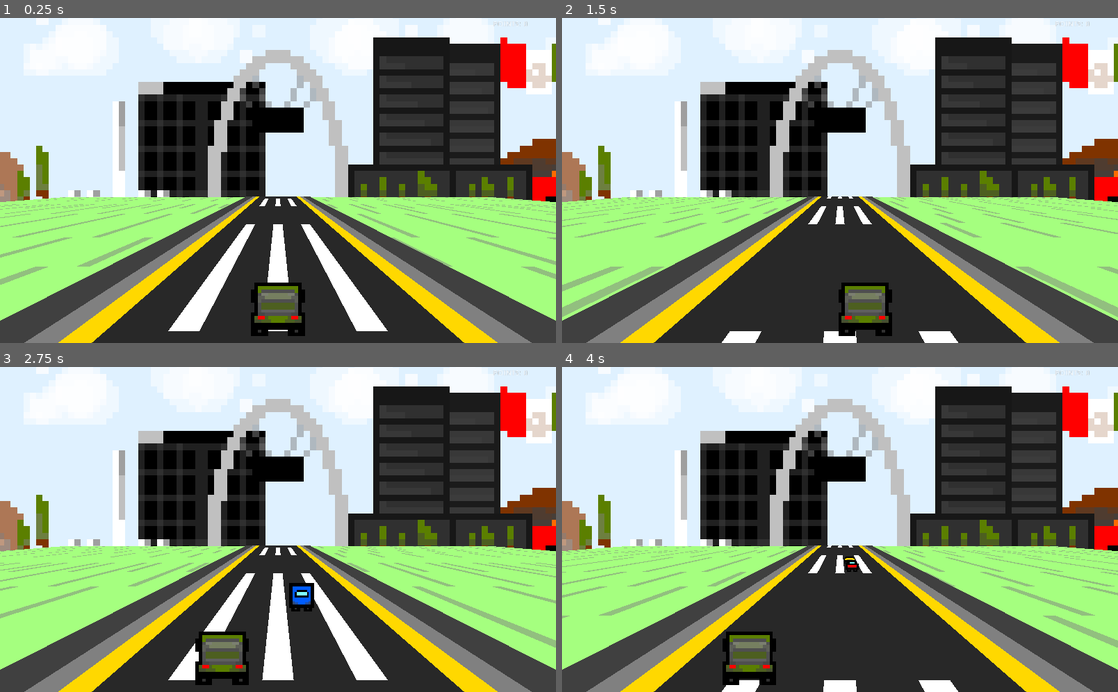
Above: before the commit, frames 1-4 (two rows, left to right).
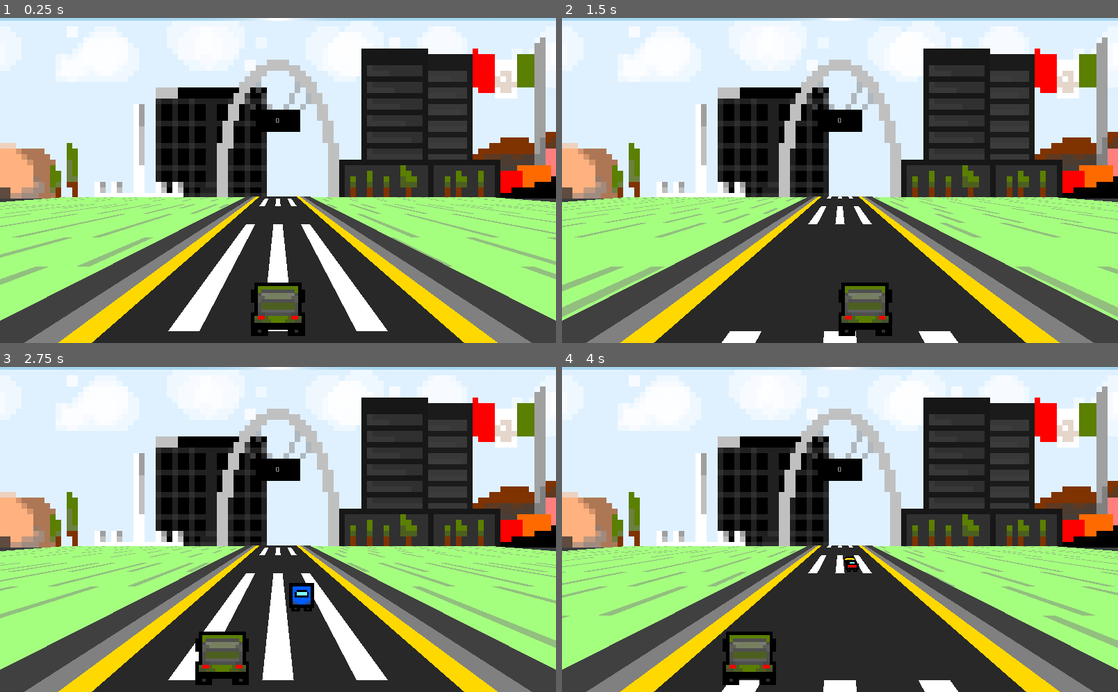
Above: after the commit, the same moments.

Repository: ClarkThyLord/Speed-Trash
Game: Godot game, scene res://src/game/game.tscn
The game is run twice, just before and just after one commit, with the same random seed, the same clock (stepped at 60 frames per second) and the same inputs.
Inputs:
- Up to frame 1 (0.25 s): no input
- Up to frame 2 (1.5 s): hold Right (ui_right) 0.53-1.28 s; hold Space (action_break) 0.53-1.28 s; hold Left (ui_left) from 1.28 s (still down); tap Space (action_break) at 1.35 s
- Up to frame 3 (2.75 s): release Left (ui_left) at 2.03 s; hold Right (ui_right) from 2.03 s (still down); hold Space (action_break) from 2.03 s (still down)
- Up to frame 4 (4 s): release Right (ui_right) at 2.78 s; release Space (action_break) at 2.78 s; hold Shift (action_accelerate) 2.78-3.53 s; tap Space (action_break) at 2.85 s; hold Left (ui_left) from 3.53 s (still down); hold Space (action_break) from 3.53 s (still down)

The runs differ from the first frame. In frame 1, 23% of the frame differs, in the area x 0-100%, y 0-57%; in frame 2, 23%; in frame 3, 23%; in frame 4, 23%.

Commit message:
reposition score and correct aspect
Clark was here :V

Diff:
--- a/project.godot
+++ b/project.godot
@@ -22,6 +22,11 @@
 [autoload]
 
 Session="*res://src/session.gd"
+
+[display]
+
+window/stretch/mode="viewport"
+window/stretch/aspect="keep"
 
 [input]
 
--- a/src/game/hud/hud.gd
+++ b/src/game/hud/hud.gd
@@ -9,4 +9,4 @@
 
 ## Built-In Virtual Methods
 func _process(delta : float) -> void:
-	points.text = "POINTS: " + str(get_node("/root/Session").points)
+	points.text = str(get_node("/root/Session").points)
--- a/src/game/hud/hud.tscn
+++ b/src/game/hud/hud.tscn
@@ -11,13 +11,13 @@
 }
 
 [node name="Points" type="Label" parent="."]
-anchor_left = 1.0
-anchor_right = 1.0
-margin_left = -115.866
-margin_top = 4.7027
-margin_right = -5.86597
-margin_bottom = 18.7027
-text = "POINTS: "
+anchor_left = 0.445365
+anchor_top = 0.305541
+anchor_right = 0.553711
+anchor_bottom = 0.335541
+margin_bottom = -4.0
+text = "####"
+align = 1
 __meta__ = {
-"_edit_use_anchors_": false
+"_edit_use_anchors_": true
 }
--- a/src/map/map.tscn
+++ b/src/map/map.tscn
@@ -78,12 +78,17 @@
 anims/idle = SubResource( 3 )
 anims/moving = SubResource( 4 )
 
+[node name="City" type="Sprite3D" parent="."]
+transform = Transform( 1, 0, 0, 0, 1, 0, 0, 0, 1, 0, 27.272, -64 )
+pixel_size = 1.75
+texture = ExtResource( 5 )
+
 [node name="Ground" type="Sprite3D" parent="."]
 transform = Transform( 1, 0, 0, 0, -3.93403e-07, 1, 0, -9, -4.37114e-08, 0, -3, -35 )
 pixel_size = 1.25
 texture = ExtResource( 1 )
 region_enabled = true
-region_rect = Rect2( 0, -2.23365, 164, 12 )
+region_rect = Rect2( 0, -2.234, 258, 12 )
 
 [node name="Road" type="Sprite3D" parent="."]
 transform = Transform( 1, 0, 0, 0, -3.93403e-07, 1, 0, -9, -4.37114e-08, 0, -1, -34 )
@@ -103,9 +108,4 @@
 
 [node name="MapObjects" type="Spatial" parent="."]
 
-[node name="Sprite3D" type="Sprite3D" parent="."]
-transform = Transform( 1, 0, 0, 0, 1, 0, 0, 0, 1, 0, 28, -64 )
-pixel_size = 2.0
-texture = ExtResource( 5 )
-
 [editable path="GargabeTruck"]
